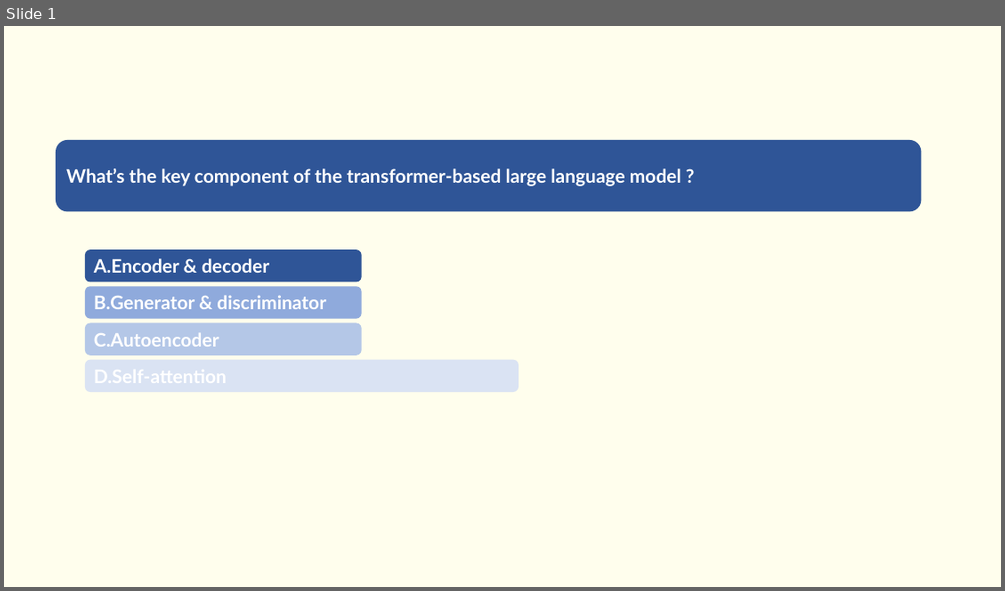
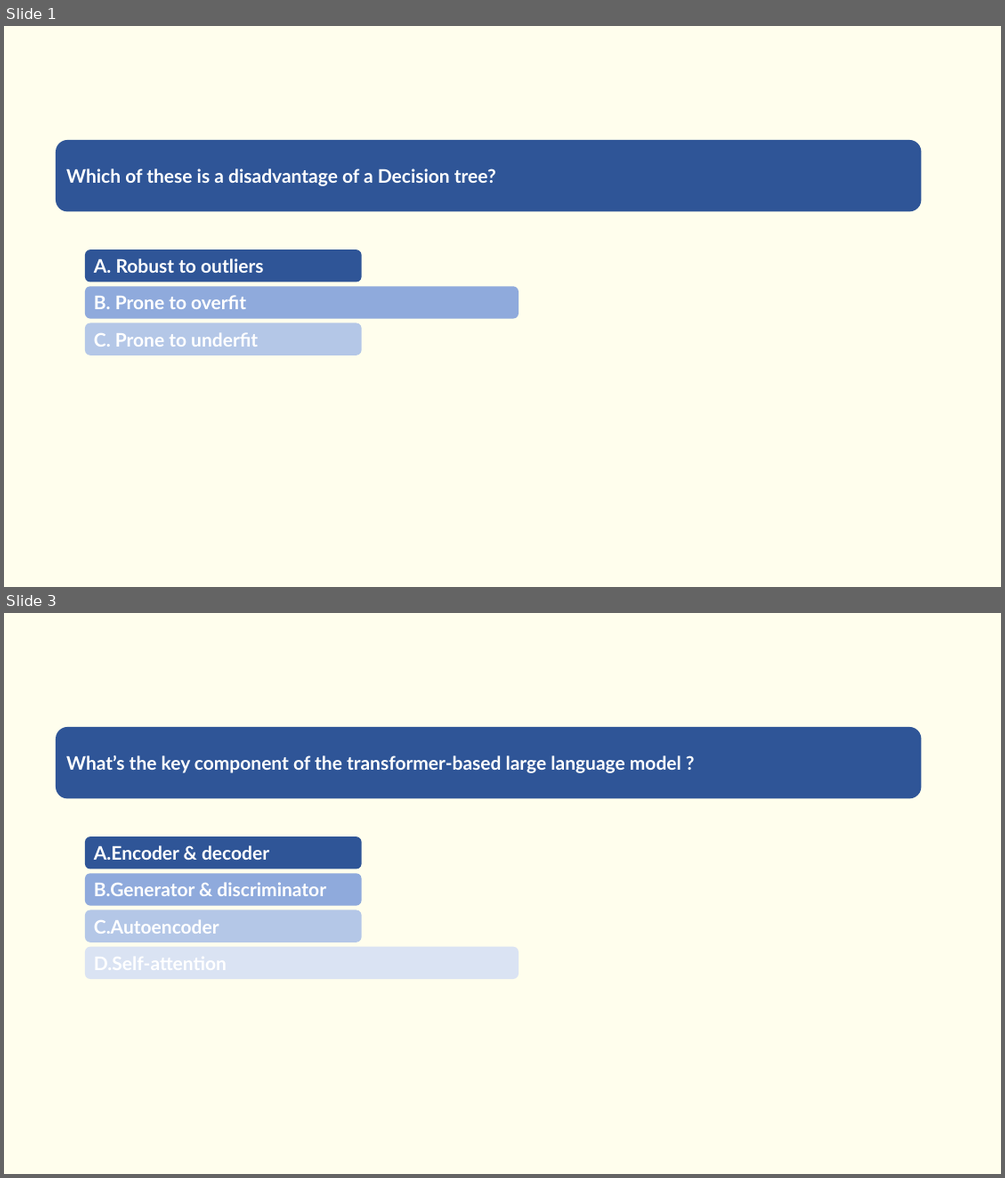
Before and after one commit to Saira55/Machine-Learning-Multiple-Choice-Questions, a slide deck: Machine Learning Quiz Question.pptx. Shown one above the other, each under a label of ours: slide 1 before the commit, slides 1 and 3 after it; the slides between them are not shown. The pictures are 1005x591 and 1005x1178 pixels, drawn with LibreOffice and Linux fonts; fonts in the diff are those of the drawing. Boxes give left, top, right and bottom in pixels: in the first picture for what was removed or moved away, otherwise in the second. Text is boxed around its words. In the diff, an @@ line names an element or a change of style, - is before the commit and + after.

```diff
--- a/Machine Learning Quiz Question.pptx
+++ b/Machine Learning Quiz Question.pptx
@@ slide 1 added at box(4, 26, 1001, 587), background #FFFEED @@
@@ rounded rectangle added at box(56, 140, 922, 211), fill #2F5597, 18 pt, text #FFFFFF, bold @@
+Which of these is a disadvantage of a Decision tree?
@@ rounded rectangle added at box(85, 249, 362, 281), fill #2F5597, 18 pt, text #FFFFFF, bold @@
+A. Robust to outliers
@@ rounded rectangle added at box(85, 286, 518, 319), fill #8FAADC, 18 pt, text #FFFFFF, bold @@
+B. Prone to overfit
@@ rounded rectangle added at box(85, 323, 362, 355), fill #B4C7E7, 18 pt, text #FFFFFF, bold @@
+C. Prone to underfit
@@ what was slide 1 is now slide 3 @@
```
Also in this commit, not shown: 1 other slide added.
